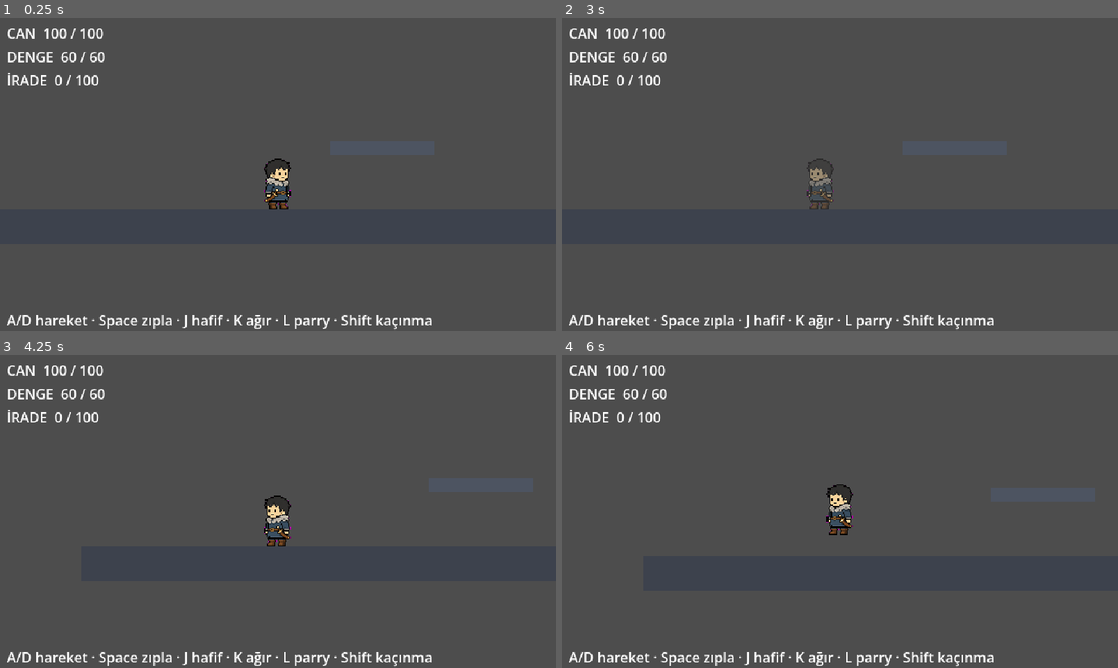
Above: before the commit, frames 1-4 (two rows, left to right).
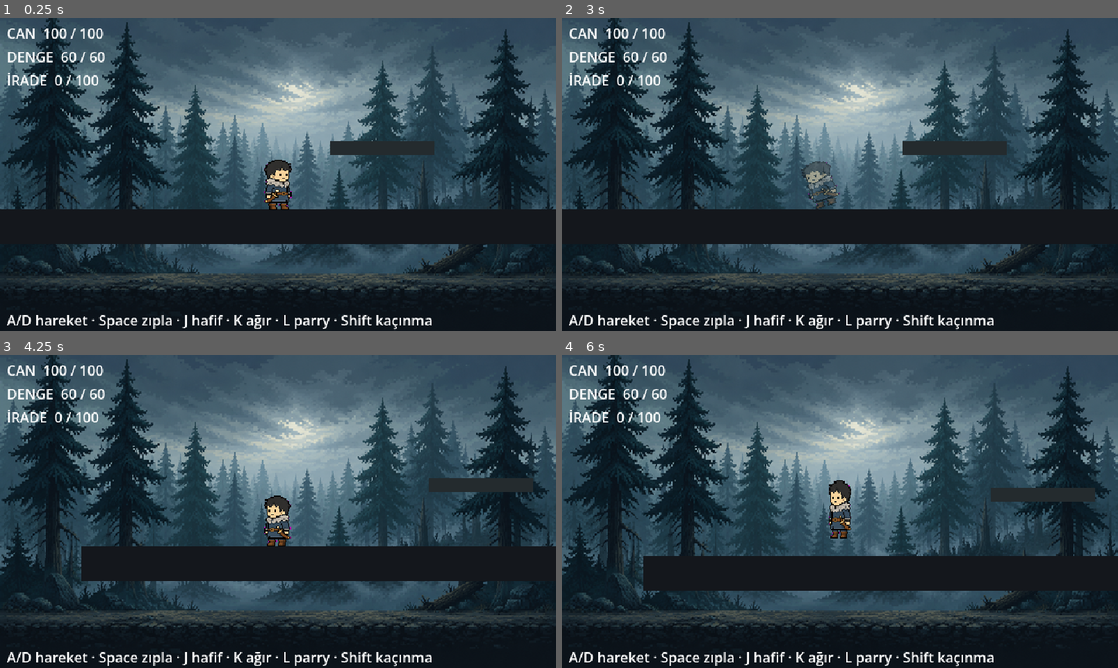
Above: after the commit, the same moments.

Repository: AhmetSoz/verridia
Game: Godot game, scene res://scenes/levels/test_odasi.tscn
The game is run twice, just before and just after one commit, with the same random seed, the same clock (stepped at 60 frames per second) and the same inputs.
Inputs:
- Up to frame 1 (0.25 s): no input
- Up to frame 2 (3 s): tap L (parry) at 0.6, 1.55, 2.3 s; tap D (hareket_sag) at 1.35 s; tap A (hareket_sol) at 2.1 s; tap Shift (kacin) at 2.85 s
- Up to frame 3 (4.25 s): tap L (parry) at 3.05, 3.6 s
- Up to frame 4 (6 s): tap K (saldiri_agir) at 4.35 s; tap L (parry) at 4.55, 5.3 s; tap Enter at 5 s; tap J (saldiri_hafif) at 5.1 s; tap Space (zipla) at 5.85 s

The runs differ from the first frame. In frame 1, 91% of the frame differs, in the area x 0-100%, y 0-100%; in frame 2, 91%; in frame 3, 90%; in frame 4, 91%.

Commit message:
OYUN: Pas-Çene düşmanı + Gölge-Örtü ormanı entegre + Togan procedural animasyon
- Pas-Çene (AI, senin ürettiğin): macenta temizlendi → 66x44 sprite, dummy düşmana bağlandı
- Düşman görsel geri bildirimi modulate'e çevrildi: hazırlıkta nabız gibi sarı telegraf,
  vuruşta beyaz flaş, sendelemede mavi (bitiriş fırsatı), flip_h yön
- Gölge-Örtü ormanı (AI): 640x360 arka plan olarak CanvasLayer(-10)'da; greybox zemin/
  platformlar orman zeminine uyumlu koyu tonlara çekildi
- Togan PROCEDURAL ANİMASYON (kod, yeni kare yok): bekleme nefes, koşu zıpırdama+eğim,
  zıplama uzama, iniş ezilmesi (squash&stretch), saldırıda öne atılma, kaçınmada yatış,
  hasar titremesi; yön çevirme scale.x işaretiyle
- Godot import + headless: 0 hata

Co-Authored-By: Claude Fable 5 <noreply@anthropic.com>

Diff:
--- a/game/scenes/enemies/dummy.tscn
+++ b/game/scenes/enemies/dummy.tscn
@@ -1,9 +1,10 @@
-[gd_scene load_steps=8 format=3]
+[gd_scene load_steps=9 format=3]
 
 [ext_resource type="Script" path="res://scripts/ai/dummy_dusman.gd" id="1_dd"]
 [ext_resource type="Script" path="res://scripts/combat/combat_stats.gd" id="2_cs"]
 [ext_resource type="Script" path="res://scripts/combat/hitbox.gd" id="3_hb"]
 [ext_resource type="Script" path="res://scripts/combat/hurtbox.gd" id="4_hu"]
+[ext_resource type="Texture2D" uid="uid://daeip5b7hsqjv" path="res://asset/pascene_idle.png" id="5_tex"]
 
 [sub_resource type="RectangleShape2D" id="govde_sekil"]
 size = Vector2(22, 36)
@@ -19,12 +20,9 @@
 collision_mask = 1
 script = ExtResource("1_dd")
 
-[node name="Gorsel" type="ColorRect" parent="."]
-offset_left = -11.0
-offset_top = -36.0
-offset_right = 11.0
-offset_bottom = 0.0
-color = Color(0.62, 0.42, 0.34, 1)
+[node name="Gorsel" type="Sprite2D" parent="."]
+position = Vector2(0, -20)
+texture = ExtResource("5_tex")
 
 [node name="CollisionShape2D" type="CollisionShape2D" parent="."]
 position = Vector2(0, -18)
--- a/game/scenes/levels/test_odasi.tscn
+++ b/game/scenes/levels/test_odasi.tscn
@@ -1,14 +1,26 @@
-[gd_scene load_steps=5 format=3]
+[gd_scene load_steps=7 format=3]
 
 [ext_resource type="Script" path="res://scripts/tests/test_odasi.gd" id="1_to"]
 [ext_resource type="PackedScene" path="res://scenes/characters/togan.tscn" id="2_tg"]
 [ext_resource type="PackedScene" path="res://scenes/enemies/dummy.tscn" id="3_dm"]
+[ext_resource type="Texture2D" uid="uid://d4c08673qt2d1" path="res://asset/golgeortu_arka.png" id="4_bg"]
 
 [sub_resource type="RectangleShape2D" id="zemin_sekil"]
 size = Vector2(1200, 40)
 
 [node name="TestOdasi" type="Node2D"]
 script = ExtResource("1_to")
+
+[node name="ArkaPlan" type="CanvasLayer" parent="."]
+layer = -10
+
+[node name="Orman" type="TextureRect" parent="ArkaPlan"]
+anchors_preset = 15
+anchor_right = 1.0
+anchor_bottom = 1.0
+texture = ExtResource("4_bg")
+expand_mode = 1
+stretch_mode = 6
 
 [node name="Zemin" type="StaticBody2D" parent="."]
 position = Vector2(320, 340)
@@ -21,7 +33,7 @@
 offset_top = -20.0
 offset_right = 600.0
 offset_bottom = 20.0
-color = Color(0.24, 0.26, 0.3, 1)
+color = Color(0.08, 0.09, 0.11, 1)
 
 [node name="Platform1" type="StaticBody2D" parent="."]
 position = Vector2(180, 250)
@@ -35,7 +47,7 @@
 offset_top = -8.0
 offset_right = 60.0
 offset_bottom = 8.0
-color = Color(0.3, 0.33, 0.38, 1)
+color = Color(0.14, 0.17, 0.18, 1)
 
 [node name="Platform2" type="StaticBody2D" parent="."]
 position = Vector2(460, 200)
@@ -49,7 +61,7 @@
 offset_top = -8.0
 offset_right = 60.0
 offset_bottom = 8.0
-color = Color(0.3, 0.33, 0.38, 1)
+color = Color(0.14, 0.17, 0.18, 1)
 
 [node name="SolDuvar" type="StaticBody2D" parent="."]
 position = Vector2(-270, 180)
--- a/game/scripts/ai/dummy_dusman.gd
+++ b/game/scripts/ai/dummy_dusman.gd
@@ -23,7 +23,7 @@
 @onready var stats: CombatStats = $CombatStats
 @onready var hitbox: Hitbox = $Hitbox
 @onready var hurtbox: Hurtbox = $Hurtbox
-@onready var gorsel: ColorRect = $Gorsel
+@onready var gorsel: Sprite2D = $Gorsel
 
 func _ready() -> void:
 	add_to_group("dusman")
@@ -87,13 +87,15 @@
 	var liste := get_tree().get_nodes_in_group("oyuncu")
 	return liste[0] if not liste.is_empty() else null
 
+var _vurus_flasi: float = 0.0
+
 func _vuruldu(hb: Hitbox) -> void:
 	if durum == Durum.OLU:
 		return
 	stats.hasar_al(hb.hasar)
 	stats.denge_hasari(hb.denge_hasari)
 	velocity.x = signf(global_position.x - hb.sahip.global_position.x) * hb.geri_itme * 0.6
-	gorsel.color = Color(1, 1, 1)  # vuruş flaşı; _gorsel_guncelle bir sonraki karede düzeltir
+	_vurus_flasi = 0.08  # kısa beyaz flaş
 
 func parrylendi() -> void:
 	## Oyuncu bu düşmanın saldırısını parryledi → uzun sendeleme (karşı saldırı fırsatı)
@@ -109,17 +111,25 @@
 	durum = yeni
 	_sayac = 0.0
 
+func _process(delta: float) -> void:
+	if _vurus_flasi > 0.0:
+		_vurus_flasi -= delta
+
 func _gorsel_guncelle() -> void:
-	var renk := Color(0.62, 0.42, 0.34)          # Pas-Çene kahvesi (devriye)
+	# Pas-Çene sağa bakıyor; sola giderken çevir
+	gorsel.flip_h = _yon < 0
+	var ton := Color.WHITE                          # devriye/takip: dokunma
 	match durum:
-		Durum.TAKIP:
-			renk = Color(0.72, 0.45, 0.30)
 		Durum.HAZIRLIK:
-			renk = Color(0.95, 0.75, 0.25)         # TELEGRAF — parry zamanı yaklaşır
+			# TELEGRAF — parry zamanı yaklaşır (nabız gibi sarı parlama)
+			var nabiz := 1.2 + 0.5 * sin(_sayac * 30.0)
+			ton = Color(nabiz, nabiz * 0.8, 0.4)
 		Durum.SALDIRI:
-			renk = Color(0.95, 0.30, 0.20)
+			ton = Color(1.5, 0.5, 0.35)
 		Durum.SENDELEME:
-			renk = Color(0.40, 0.60, 0.90)         # kırık denge — bitiriş fırsatı
+			ton = Color(0.5, 0.7, 1.3)              # kırık denge — bitiriş fırsatı (mavi)
 		Durum.OLU:
-			renk = Color(0.22, 0.20, 0.20)
-	gorsel.color = renk
+			ton = Color(0.3, 0.28, 0.28)
+	if _vurus_flasi > 0.0:
+		ton = Color(2, 2, 2)                        # vuruş anı beyaz flaş
+	gorsel.modulate = ton
--- a/game/scripts/movement/player_togan.gd
+++ b/game/scripts/movement/player_togan.gd
@@ -85,6 +85,7 @@
 
 	move_and_slide()
 	_durum_gorseli()
+	_animasyon(delta)
 
 # ---------- Sayaçlar / tamponlar ----------
 
@@ -319,4 +320,61 @@
 		Durum.OLU:
 			ton = Color(0.45, 0.45, 0.5)
 	gorsel.modulate = ton
-	gorsel.flip_h = yon < 0                         # sprite sağa bakıyor; sola dönünce çevir
+	# yön çevirme _animasyon() içinde scale.x işaretiyle yapılır
+
+# ---------- Procedural animasyon (tek sprite'ı canlandırır, yeni kare gerekmez) ----------
+const GORSEL_TABAN_Y := -29.0
+var _anim_zaman: float = 0.0
+var _squash: Vector2 = Vector2.ONE
+var _hedef_squash: Vector2 = Vector2.ONE
+var _onceki_yerde: bool = true
+
+func _animasyon(delta: float) -> void:
+	_anim_zaman += delta
+	var yerde := is_on_floor()
+	var offset_y := 0.0
+	var egim := 0.0
+	_hedef_squash = Vector2.ONE
+
+	match durum:
+		Durum.KOSU:
+			# Koşu: hızlı yukarı-aşağı zıpırdama + öne hafif eğim
+			var hiz_orani: float = clampf(absf(velocity.x) / kosu_hizi, 0.0, 1.0)
+			offset_y = -absf(sin(_anim_zaman * 22.0)) * 3.0 * hiz_orani
+			egim = deg_to_rad(6.0) * yon * hiz_orani
+			_hedef_squash = Vector2(1.0 + 0.05 * hiz_orani, 1.0 - 0.05 * hiz_orani)
+		Durum.BOS:
+			# Bekleme: yumuşak nefes alıp verme
+			offset_y = sin(_anim_zaman * 3.0) * 1.0
+			_hedef_squash = Vector2(1.0, 1.0 + 0.02 * sin(_anim_zaman * 3.0))
+		Durum.ZIPLA:
+			_hedef_squash = Vector2(0.85, 1.18)      # yukarı uzama
+		Durum.DUSUS:
+			_hedef_squash = Vector2(0.92, 1.10)
+		Durum.HAFIF_SALDIRI, Durum.AGIR_SALDIRI:
+			# Saldırıda öne atılma (aktif evrede en çok)
+			var g: float = 1.0 if _saldiri_evre == 1 else 0.4
+			offset_y = 0.0
+			gorsel.position.x = 5.0 * yon * g
+			_hedef_squash = Vector2(1.0 + 0.12 * g, 1.0 - 0.06 * g)
+		Durum.KACINMA:
+			egim = deg_to_rad(18.0) * yon           # kaçınmada öne yatış
+			_hedef_squash = Vector2(1.15, 0.9)
+		Durum.HASAR:
+			gorsel.position.x = sin(_anim_zaman * 60.0) * 2.0  # titreme
+		_:
+			pass
+
+	# İniş ezilmesi: havadan yere değme anında squash
+	if yerde and not _onceki_yerde:
+		_squash = Vector2(1.25, 0.72)
+	_onceki_yerde = yerde
+
+	# Yumuşak geçiş
+	_squash = _squash.lerp(_hedef_squash, 1.0 - exp(-18.0 * delta))
+	var flip := -1.0 if yon < 0 else 1.0
+	gorsel.scale = Vector2(_squash.x * flip, _squash.y)
+	gorsel.rotation = egim
+	if durum not in [Durum.HAFIF_SALDIRI, Durum.AGIR_SALDIRI, Durum.HASAR]:
+		gorsel.position.x = move_toward(gorsel.position.x, 0.0, 40.0 * delta)
+	gorsel.position.y = GORSEL_TABAN_Y + offset_y
Binary file added: game/asset/Gölge-Örtü ormanı.png
Not shown, added: game/asset/Gölge-Örtü ormanı.png.import
Binary file added: game/asset/Pas-Çene.png
Not shown, added: game/asset/Pas-Çene.png.import
Binary file added: game/asset/golgeortu_arka.png
Not shown, added: game/asset/golgeortu_arka.png.import
Binary file added: game/asset/pascene_idle.png
Not shown, added: game/asset/pascene_idle.png.import
